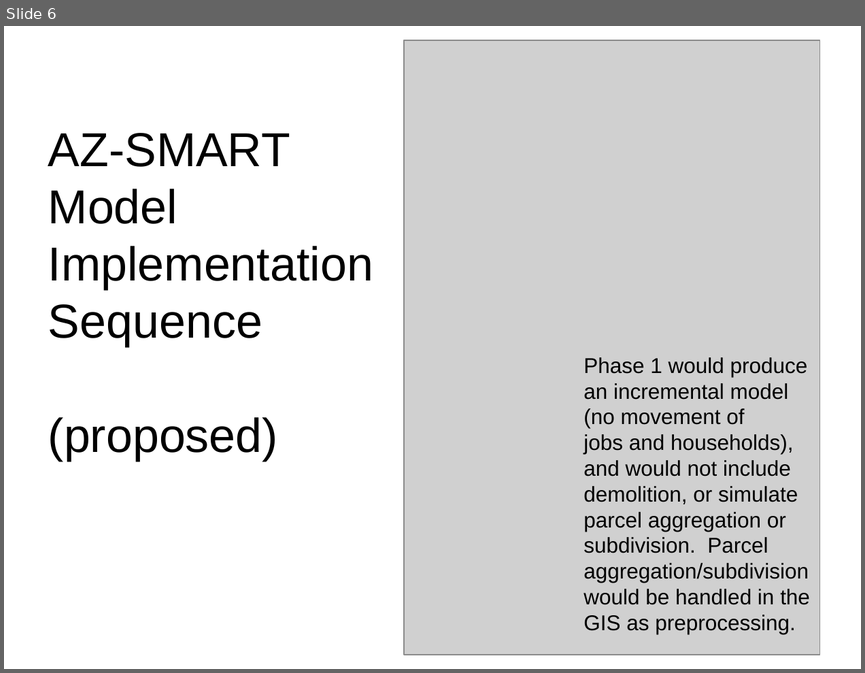
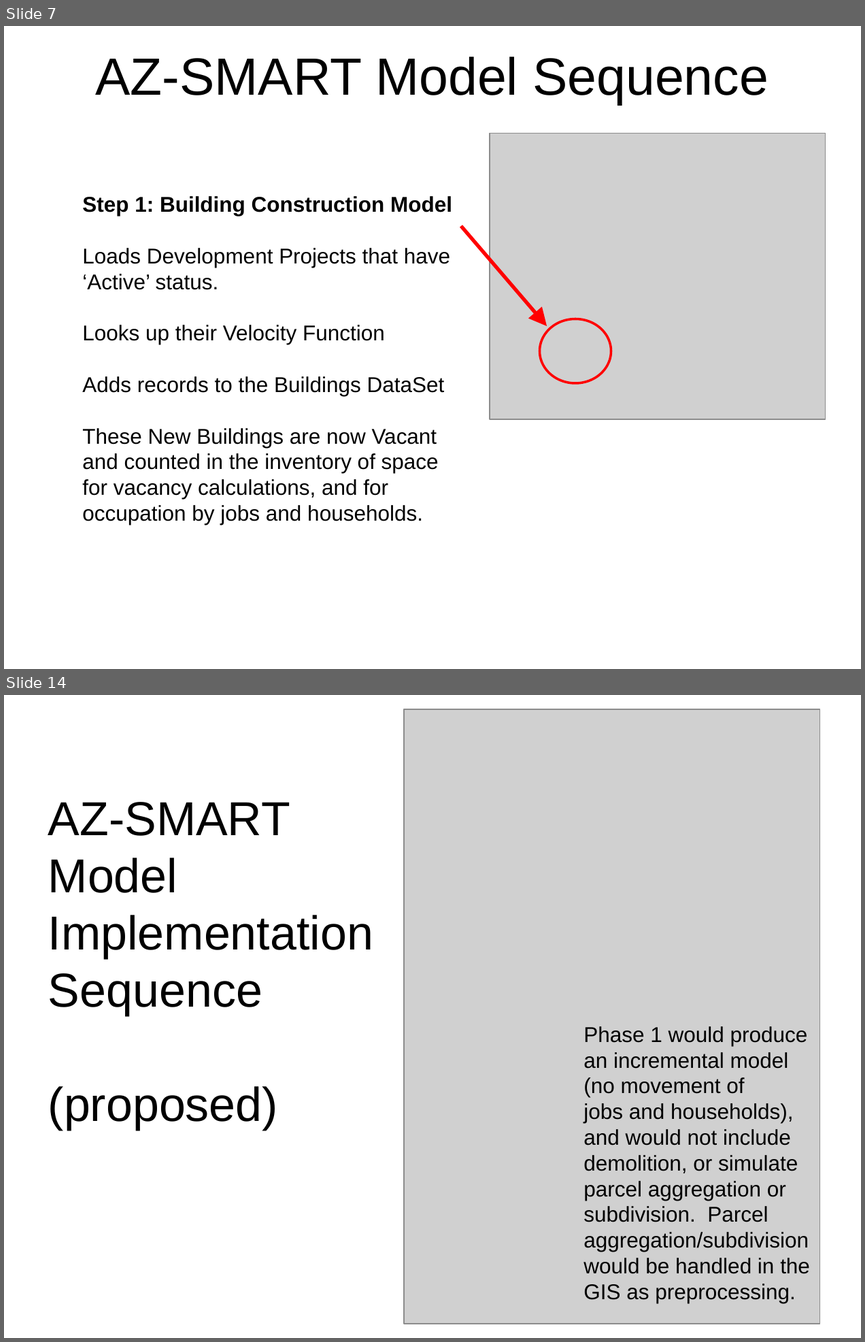
Before and after one commit to psrc/urbansim, a slide deck: az_smart/datamodel/AZ-SMART_model_process.ppt. Shown one above the other, each under a label of ours: slide 6 before the commit, slides 7 and 14 after it; the slides between them are not shown. The pictures are 865x673 and 865x1342 pixels, drawn with LibreOffice and Linux fonts; fonts in the diff are those of the drawing; grey boxes stand for pictures. Boxes give left, top, right and bottom in pixels: in the first picture for what was removed or moved away, otherwise in the second. Text is boxed around its words. In the diff, an @@ line names an element or a change of style, - is before the commit and + after.

```diff
--- a/az_smart/datamodel/AZ-SMART_model_process.ppt
+++ b/az_smart/datamodel/AZ-SMART_model_process.ppt
@@ slide 7 added at bbox=[4, 26, 861, 669], background #FFFFFF @@
@@ title added at bbox=[96, 57, 768, 104], 44 pt, text #000000 @@
+AZ-SMART Model Sequence
@@ picture added at bbox=[490, 133, 825, 419] @@
@@ text added at bbox=[82, 196, 452, 524], 18 pt, text #000000 @@
+Step 1: Building Construction Model
+Loads Development Projects that have
+‘Active’ status.
+Looks up their Velocity Function
+Adds records to the Buildings DataSet
+These New Buildings are now Vacant
+and counted in the inventory of space
+for vacancy calculations, and for
+occupation by jobs and households.
@@ arrow added from (461, 226) to (547, 326), #FF0000 3 pt @@
@@ ellipse added at bbox=[540, 319, 611, 383], outline #FF0000 2.01 pt @@
@@ what was slide 6 is now slide 14 @@
```
Also in this commit, not shown: 1 slide changed, 8 other slides added.
